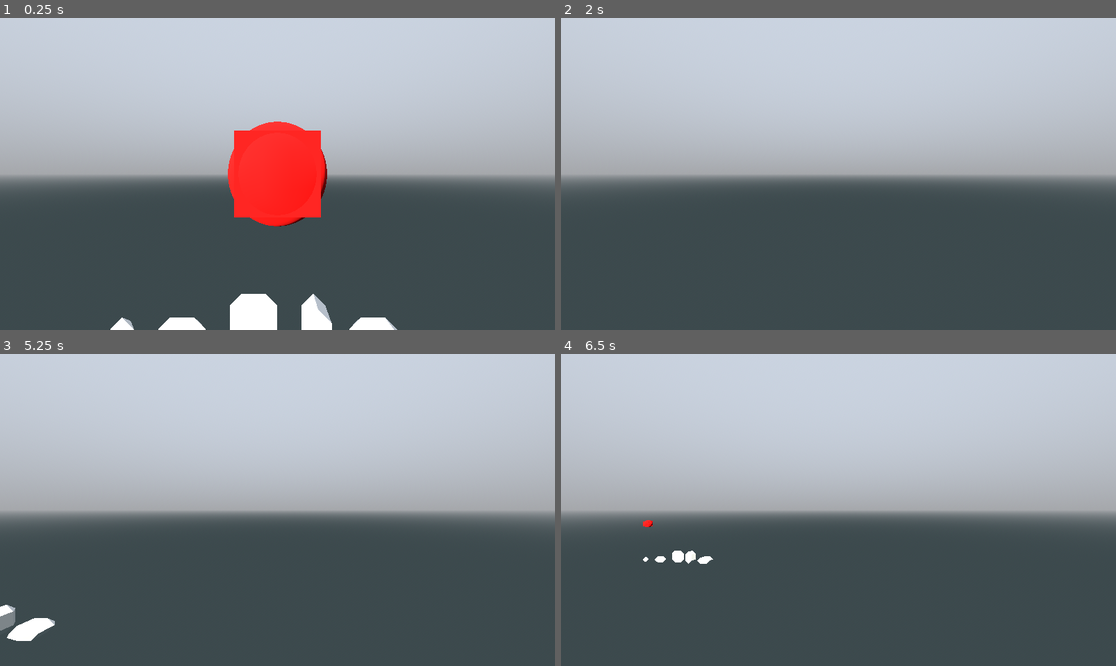
Above: before the commit, frames 1-4 (two rows, left to right).
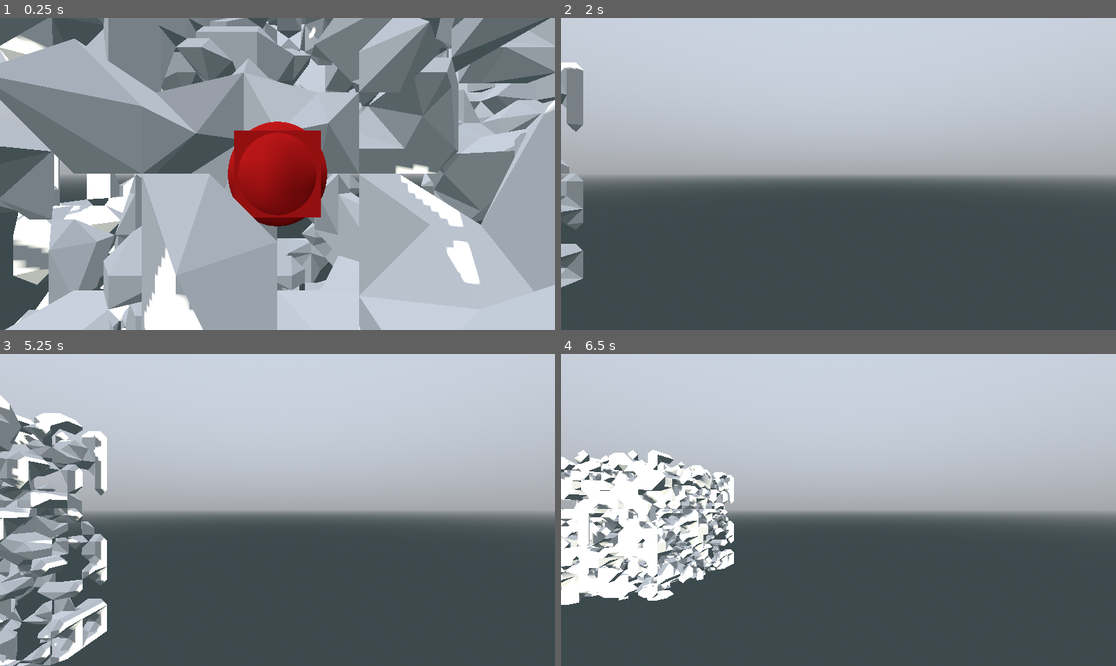
Above: after the commit, the same moments.

Repository: pixerhp/Hatchetflair
Game: Godot game, scene res://topscenes/gameplay_topscene.tscn
Two runs of this game, one before a commit and one after it. Both use one fixed random seed, a clock stepped at 60 frames per second and the inputs below.
Inputs (mouse positions are in pixels of both pictures, inside the frame that each line leads up to):
- Up to frame 1 (0.25 s): no input
- Up to frame 2 (2 s): move the mouse to (960, 158) at 0.52 s; hold D (move_right) 0.53-1.28 s; hold Shift (speed_faster) 0.53-1.28 s; click (960, 158) at 0.67 s; move the mouse to (727, 189) at 1.27 s; hold S (move_backwards) from 1.28 s (still down); tap Ctrl (speed_slower) at 1.35 s
- Up to frame 3 (5.25 s): move the mouse to (333, 441) at 2.02 s; release S (move_backwards) at 2.03 s; hold D (move_right) 2.03-2.78 s; hold Shift (speed_faster) 2.03-2.78 s; tap Enter at 2.75, 4.25 s; move the mouse to (249, 572) at 2.77 s; hold W (move_forwards) 2.78-3.53 s; tap Ctrl (speed_slower) at 2.85, 4.35 s; click (249, 572) at 2.92 s; tap Space (move_jump_up) at 3.5, 5 s; move the mouse to (444, 556) at 3.52 s; hold Shift (speed_faster) 3.53-4.28 s; hold A (move_left) 3.53-5.03 s; move the mouse to (111, 463) at 4.27 s; move the mouse to (305, 510) at 5.02 s; hold S (move_backwards) from 5.03 s (still down); hold Shift (speed_faster) from 5.03 s (still down); click (305, 510) at 5.17 s
- Up to frame 4 (6.5 s): move the mouse to (755, 432) at 5.77 s; release S (move_backwards) at 5.78 s; release Shift (speed_faster) at 5.78 s; hold D (move_right) from 5.78 s (still down); tap Ctrl (speed_slower) at 5.85 s

The runs differ from the first frame. In frame 1, 87% of the frame differs, in the area x 0-100%, y 0-100%; in frame 2, 1.7%; in frame 3, 11%; in frame 4, 12%.

Commit message:
Cleanup & Generate random marching for testing

Diff:
--- a/scripts/tchunks_manager.gd
+++ b/scripts/tchunks_manager.gd
@@ -49,11 +49,9 @@
 	func randomize_tiles():
 		tile_shapes.fill(TILE_SHAPE.EMPTY)
 		for i in range(WU.TCHUNK_T):
-			match randi_range(0, 6):
+			match randi_range(0, 2):
 				0:
-					tile_shapes[i] = TILE_SHAPE.TESS_CUBE
-				1:
-					tile_shapes[i] = TILE_SHAPE.TESS_RHOMBDO
+					tile_shapes[i] = TILE_SHAPE.ANG_MARCH
 				_:
 					tile_shapes[i] = TILE_SHAPE.EMPTY
 
@@ -84,11 +82,6 @@
 					mesh_tess_cube(t_xyz_from_i(i), tc_27, surf_verts, surf_inds, surf_norms)
 				TILE_SHAPE.TESS_RHOMBDO:
 					mesh_tess_rhombdo(t_xyz_from_i(i), tc_27, surf_verts, surf_inds, surf_norms)
-
-		print("VERTS:", surf_verts)
-		print("VERTS SIZE:", surf_verts.size())
-		print("INDS:", surf_inds)
-		print("INDS SIZE:", surf_inds.size())
 
 		var mesh_surface: Array = []
 		mesh_surface.resize(Mesh.ARRAY_MAX)
@@ -126,21 +119,13 @@
 			(0b01000000 * int(not shapes[6] <= TILE_SHAPE.EMPTY)) +
 			(0b10000000 * int(not shapes[7] <= TILE_SHAPE.EMPTY))
 		)
-
-		print("pos: ", pos)
-
-		print("State: ", Globals.byte_as_string(state))
 		#var weights: PackedFloat32Array = []
 		#weights.resize(8)
 		#for i in range(8):
 			#pass # !!! (weights are not yet implemented)
-		print("Indices: ", WU.ts_march_inds[state])
 		for i in range(WU.ts_march_inds[state].size()):
-			print("vert pre-move: ", WU.ts_march_pattern_verts[WU.ts_march_inds[state][i]])
 			verts_ref.append(WU.ts_march_pattern_verts[WU.ts_march_inds[state][i]] +
 				(Vector3(pos) - WU.TCHUNK_HS3))
-			print("vert: ", verts_ref[verts_ref.size() - 1])
-			print("ind: ", verts_ref.size() - 1)
 			inds_ref.append(verts_ref.size() - 1)
 			if i%3 == 2:
 				norms_ref.append(WU.triangle_normal_vector(PackedVector3Array([
@@ -149,7 +134,6 @@
 				norms_ref.append(norms_ref[norms_ref.size() - 1])
 				norms_ref.append(norms_ref[norms_ref.size() - 1])
 				#print("norms: ", norms_ref[norms_ref.size()-3],norms_ref[norms_ref.size()-2],norms_ref[norms_ref.size()-1])
-		print()
 
 	func mesh_tess_cube(
 		pos: Vector3i, tc_27: Array[TChunk],
@@ -240,27 +224,7 @@
 func _ready():
 	var test_chunk: TChunk = TChunk.new()
 	test_chunk.tile_shapes.fill(TILE_SHAPE.EMPTY)
-	#test_chunk.randomize_tiles()
-
-	test_chunk.tile_shapes[273] = TILE_SHAPE.ANG_MARCH
-
-	test_chunk.tile_shapes[275] = TILE_SHAPE.ANG_MARCH
-	test_chunk.tile_shapes[276] = TILE_SHAPE.ANG_MARCH
-
-	test_chunk.tile_shapes[278] = TILE_SHAPE.ANG_MARCH
-	test_chunk.tile_shapes[279] = TILE_SHAPE.ANG_MARCH
-	test_chunk.tile_shapes[294] = TILE_SHAPE.ANG_MARCH
-	test_chunk.tile_shapes[295] = TILE_SHAPE.ANG_MARCH
-
-	test_chunk.tile_shapes[281] = TILE_SHAPE.ANG_MARCH
-	test_chunk.tile_shapes[297] = TILE_SHAPE.ANG_MARCH
-	test_chunk.tile_shapes[537] = TILE_SHAPE.ANG_MARCH
-	test_chunk.tile_shapes[553] = TILE_SHAPE.ANG_MARCH
-
-	test_chunk.tile_shapes[283] = TILE_SHAPE.ANG_MARCH
-	test_chunk.tile_shapes[284] = TILE_SHAPE.ANG_MARCH
-	test_chunk.tile_shapes[539] = TILE_SHAPE.ANG_MARCH
-	test_chunk.tile_shapes[540] = TILE_SHAPE.ANG_MARCH
+	test_chunk.randomize_tiles()
 
 	#test_chunk.tile_shapes[test_chunk.tile_shapes.size() - 1] = TILE_SHAPE.ANG_MARCH
 
